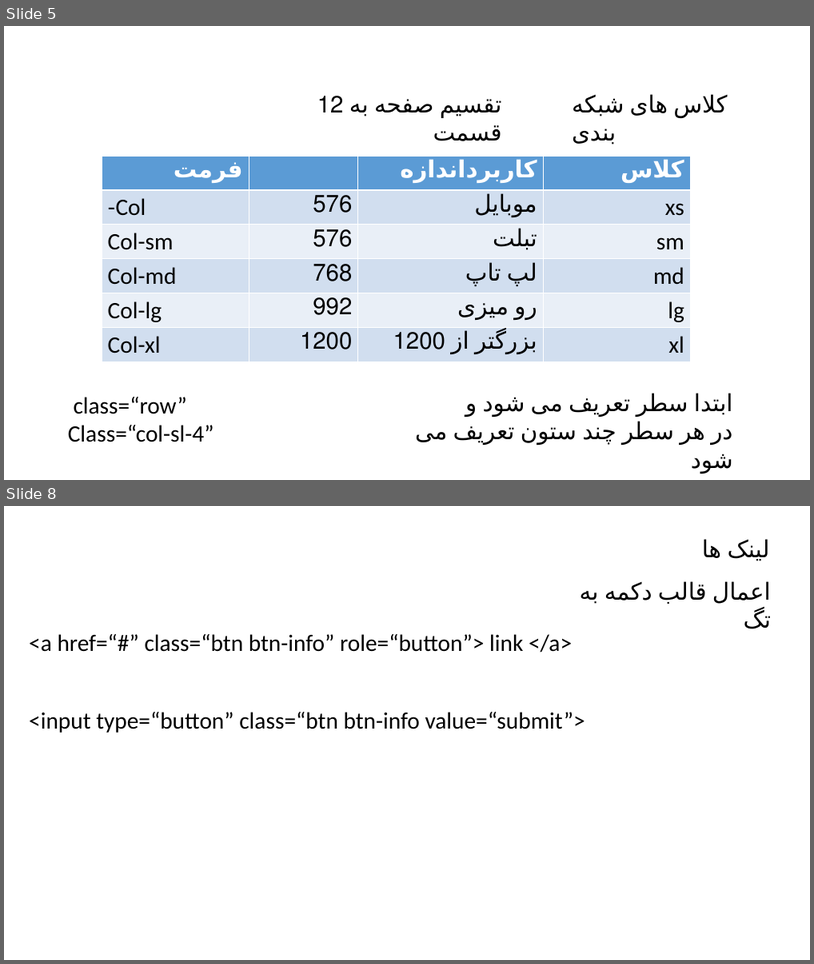
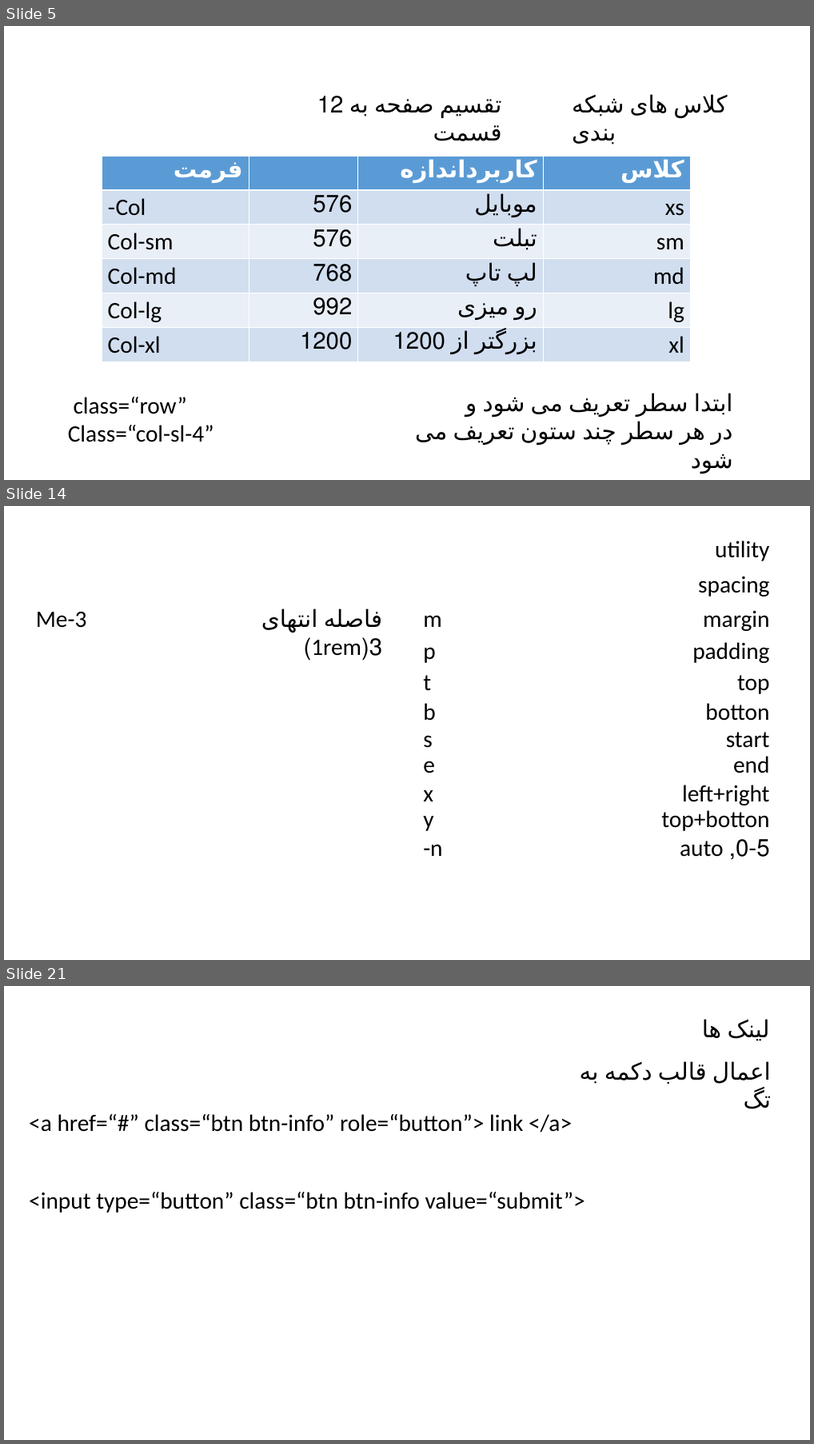
Before and after one commit to RezaFattahi/webdevelop, a slide deck: LEARNING.NOTE/bootstrap.pptx. Shown one above the other, each under a label of ours: slides 5 and 8 before the commit, slides 5, 14 and 21 after it; the slides between them are not shown. The pictures are 814x964 and 814x1444 pixels, drawn with LibreOffice and Linux fonts; fonts in the diff are those of the drawing. Boxes give left, top, right and bottom in pixels: in the first picture for what was removed or moved away, otherwise in the second. Text is boxed around its words. In the diff, an @@ line names an element or a change of style, - is before the commit and + after.

```diff
--- a/LEARNING.NOTE/bootstrap.pptx
+++ b/LEARNING.NOTE/bootstrap.pptx
@@ slide 14 added at (4, 506, 810, 960), background #FFFFFF @@
@@ text added at (715, 540, 770, 561), 28 pt, text #000000 @@
+utility
@@ text added at (698, 576, 770, 596), 28 pt, text #000000 @@
+spacing
@@ text added at (36, 612, 87, 628), 28 pt, text #000000 @@
+Me-3
@@ text added at (324, 608, 382, 656), 28 pt, text #000000 @@
+فاصله انتهای 3(1rem)
@@ text added at (423, 615, 442, 627), 28 pt, text #000000 @@
+m
@@ text added at (703, 610, 770, 631), 28 pt, text #000000 @@
+margin
@@ text added at (423, 647, 435, 663), 28 pt, text #000000 @@
+p
@@ text added at (693, 642, 770, 663), 28 pt, text #000000 @@
+padding
@@ text added at (423, 675, 431, 691), 28 pt, text #000000 @@
+t
@@ text added at (738, 675, 770, 694), 28 pt, text #000000 @@
+top
@@ text added at (423, 703, 435, 720), 28 pt, text #000000 @@
+b
@@ text added at (706, 703, 770, 720), 28 pt, text #000000 @@
+botton
@@ text added at (423, 735, 432, 748), 28 pt, text #000000 @@
+s
@@ text added at (726, 732, 770, 748), 28 pt, text #000000 @@
+start
@@ text added at (423, 760, 435, 773), 28 pt, text #000000 @@
+e
@@ text added at (734, 756, 770, 773), 28 pt, text #000000 @@
+end
@@ text added at (423, 790, 434, 801), 28 pt, text #000000 @@
+x
@@ text added at (682, 784, 770, 805), 28 pt, text #000000 @@
+left+right
@@ text added at (423, 816, 434, 831), 28 pt, text #000000 @@
+y
@@ text added at (662, 810, 770, 831), 28 pt, text #000000 @@
+top+botton
@@ text added at (736, 839, 770, 856), 28 pt, text #000000 @@
+0-5, auto
@@ text added at (423, 844, 442, 856), 28 pt, text #000000 @@
+-n
@@ what was slide 8 is now slide 21 @@
```
Also in this commit, not shown: 2 slides changed, 12 other slides added, 6 other files.
